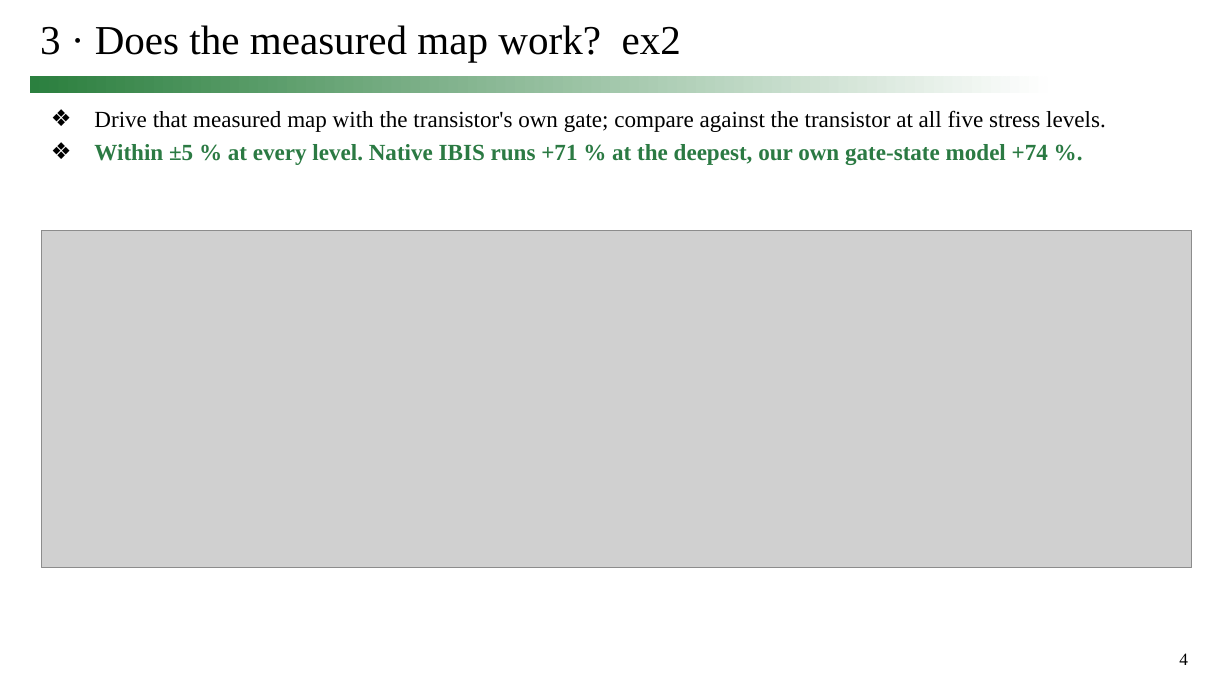
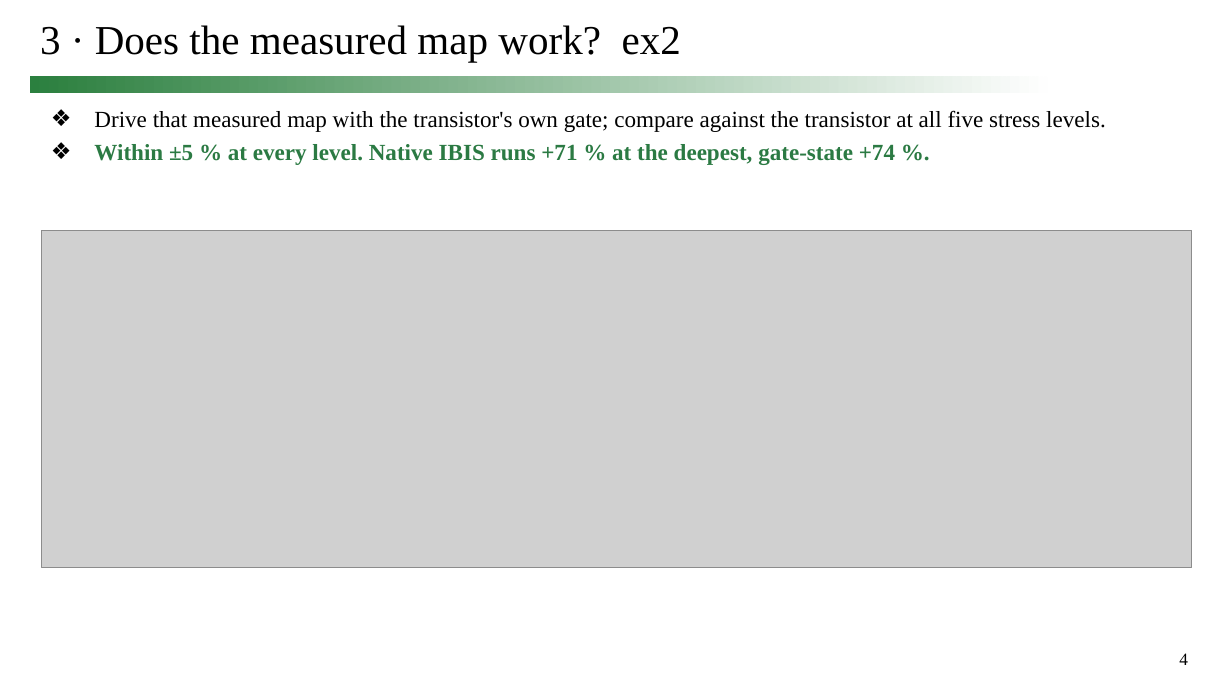
Before and after one commit to simon9721/ibis_comparison, a slide deck: slide 4 of results/meeting_deck_2026-09-24/0924_track1_story.pptx. Drawn at 1232x693 pixels with LibreOffice and Linux fonts; fonts in the diff are those of the drawing; grey boxes stand for pictures. Boxes give left, top, right and bottom in pixels: in the first picture for what was removed or moved away, otherwise in the second. Text is boxed around its words. In the diff, an @@ line names an element or a change of style, - is before the commit and + after.

```diff
--- a/results/meeting_deck_2026-09-24/0924_track1_story.pptx
+++ b/results/meeting_deck_2026-09-24/0924_track1_story.pptx
@@ text at box(94, 144, 895, 165): text changed @@
-❖ Within ±5 % at every level. Native IBIS runs +71 % at the deepest, our own gate-state model +74 %.
+❖ Within ±5 % at every level. Native IBIS runs +71 % at the deepest, gate-state +74 %.
```
Also in this commit, not shown: 13 other slides changed, 15 other files.
